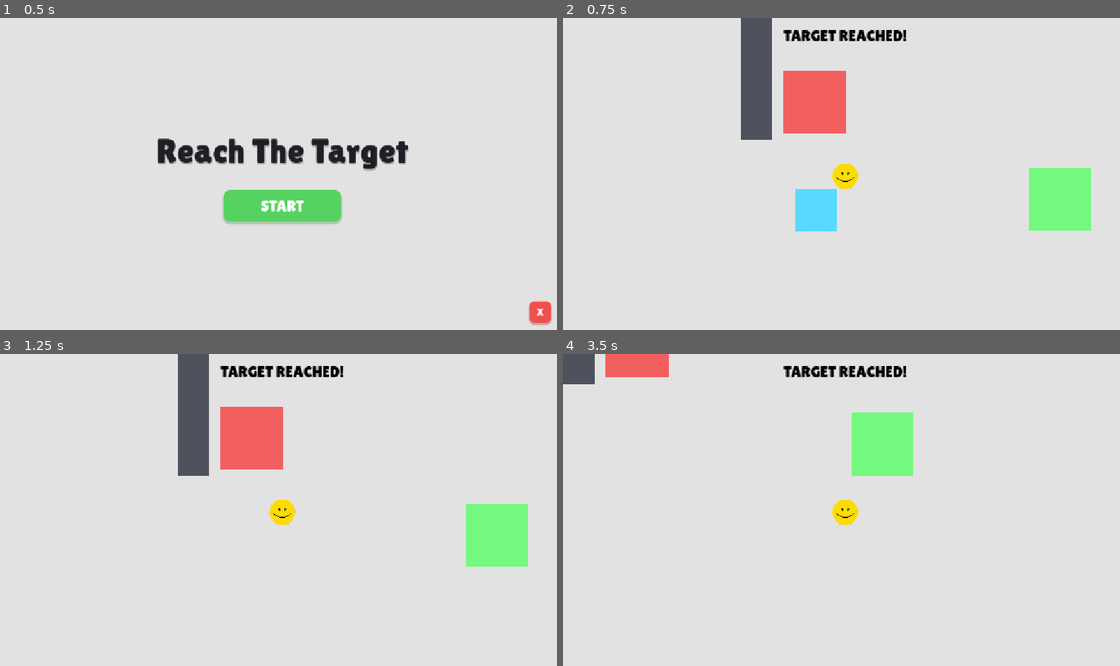
Above: before the commit, frames 1-4 (two rows, left to right).
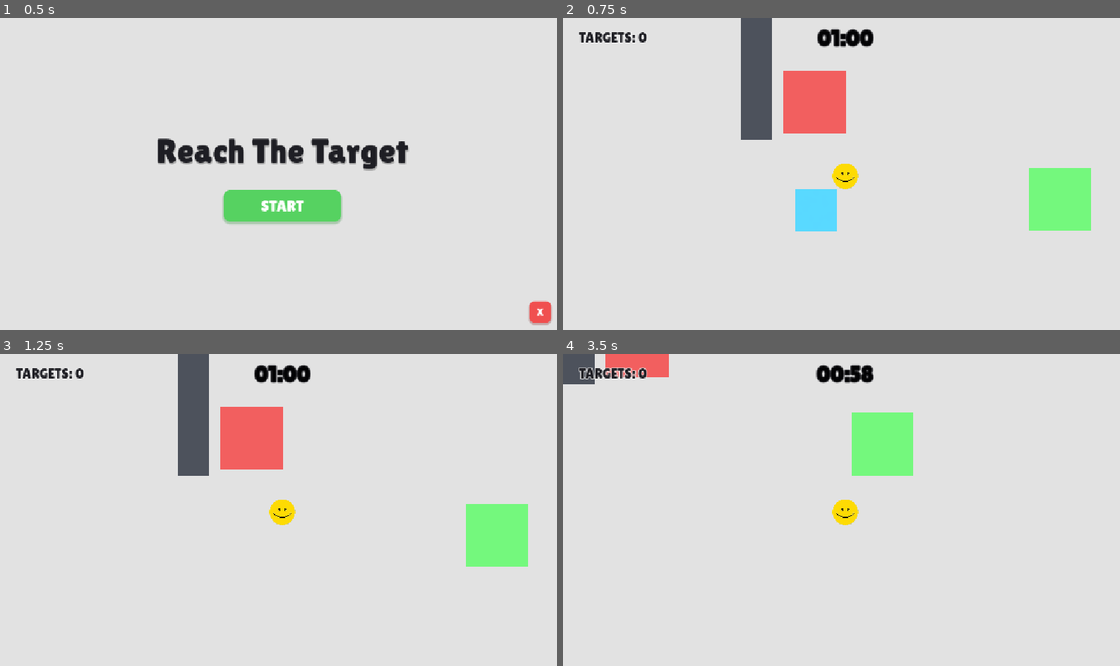
Above: after the commit, the same moments.

Repository: foreignseal/ReachTheTarget_Godot
Game: Godot game, scene res://scenes/MainMenu.tscn
Same seed, same stepped clock (60 frames per second), same inputs: the game is played once before the commit and once after it.
Inputs:
- Up to frame 1 (0.5 s): no input
- Up to frame 2 (0.75 s): click "START" at 0.5 s
- Up to frame 3 (1.25 s): no input
- Up to frame 4 (3.5 s): hold D (move_right) 1.28-2.03 s; hold S (move_down) 2.03-2.78 s; hold D (move_right) from 2.78 s (still down)

Frame 1 is identical in both runs. In frame 2, 1.1% of the frame differs, in the area x 2-62%, y 3-10%; in frame 3, 1.1%; in frame 4, 1.2%.

Commit message:
update: game over screen and time limit

Diff:
--- a/scenes/Game.tscn
+++ b/scenes/Game.tscn
@@ -7,6 +7,7 @@
 [ext_resource type="Script" uid="uid://daiqoi3wwvoxr" path="res://scripts/TargetIndicators.gd" id="6_indicators"]
 [ext_resource type="PackedScene" uid="uid://b84k1m7w5yaq2" path="res://scenes/components/Wall.tscn" id="7_wall"]
 [ext_resource type="Script" uid="uid://dkorqenanedk0" path="res://scripts/NavigationRegion.gd" id="8_nav"]
+[ext_resource type="Script" uid="uid://cctrs2h4kr7ul" path="res://scripts/GameManager.gd" id="9_manager"]
 
 [sub_resource type="NavigationPolygon" id="NavigationPolygon_game"]
 vertices = PackedVector2Array(3260.1563, 2583.6719, -2793.461, 2392.289, -2999.4766, -1742.0234, 3329.8281, -1757.9688)
@@ -15,7 +16,87 @@
 border_size = 82.0
 agent_radius = 64.0
 
+[sub_resource type="StyleBoxFlat" id="StyleBoxFlat_card_gameover"]
+content_margin_left = 32.0
+content_margin_top = 28.0
+content_margin_right = 32.0
+content_margin_bottom = 28.0
+bg_color = Color(0.96, 0.96, 0.97, 1)
+border_width_left = 4
+border_width_top = 4
+border_width_right = 4
+border_width_bottom = 4
+border_color = Color(0.97, 0.25, 0.25, 1)
+corner_radius_top_left = 20
+corner_radius_top_right = 20
+corner_radius_bottom_right = 20
+corner_radius_bottom_left = 20
+shadow_color = Color(0, 0, 0, 0.25)
+shadow_size = 12
+shadow_offset = Vector2(0, 8)
+
+[sub_resource type="StyleBoxFlat" id="StyleBoxFlat_start_normal"]
+bg_color = Color(0.3388, 0.8226, 0.3792, 1)
+corner_radius_top_left = 14
+corner_radius_top_right = 14
+corner_radius_bottom_right = 14
+corner_radius_bottom_left = 14
+shadow_color = Color(0.15, 0.55, 0.2, 0.3)
+shadow_size = 4
+shadow_offset = Vector2(0, 4)
+
+[sub_resource type="StyleBoxFlat" id="StyleBoxFlat_start_pressed"]
+bg_color = Color(0.214, 0.5, 0.231, 1)
+corner_radius_top_left = 14
+corner_radius_top_right = 14
+corner_radius_bottom_right = 14
+corner_radius_bottom_left = 14
+shadow_size = 1
+shadow_offset = Vector2(0, 1)
+
+[sub_resource type="StyleBoxFlat" id="StyleBoxFlat_start_hover"]
+bg_color = Color(0, 0.9135, 0.2768, 1)
+corner_radius_top_left = 14
+corner_radius_top_right = 14
+corner_radius_bottom_right = 14
+corner_radius_bottom_left = 14
+shadow_color = Color(0.15, 0.55, 0.2, 0.4)
+shadow_size = 6
+shadow_offset = Vector2(0, 6)
+
+[sub_resource type="StyleBoxEmpty" id="StyleBoxEmpty_focus"]
+
+[sub_resource type="StyleBoxFlat" id="StyleBoxFlat_neutral_normal"]
+bg_color = Color(0.8, 0.82, 0.85, 1)
+corner_radius_top_left = 12
+corner_radius_top_right = 12
+corner_radius_bottom_right = 12
+corner_radius_bottom_left = 12
+shadow_color = Color(0, 0, 0, 0.15)
+shadow_size = 3
+shadow_offset = Vector2(0, 2)
+
+[sub_resource type="StyleBoxFlat" id="StyleBoxFlat_neutral_pressed"]
+bg_color = Color(0.72, 0.74, 0.77, 1)
+corner_radius_top_left = 12
+corner_radius_top_right = 12
+corner_radius_bottom_right = 12
+corner_radius_bottom_left = 12
+shadow_size = 1
+shadow_offset = Vector2(0, 1)
+
+[sub_resource type="StyleBoxFlat" id="StyleBoxFlat_neutral_hover"]
+bg_color = Color(0.88, 0.9, 0.92, 1)
+corner_radius_top_left = 12
+corner_radius_top_right = 12
+corner_radius_bottom_right = 12
+corner_radius_bottom_left = 12
+shadow_color = Color(0, 0, 0, 0.2)
+shadow_size = 4
+shadow_offset = Vector2(0, 3)
+
 [node name="Game" type="Node2D" unique_id=1105542259]
+script = ExtResource("9_manager")
 
 [node name="NavigationRegion2D" type="NavigationRegion2D" parent="." unique_id=116437464]
 navigation_polygon = SubResource("NavigationPolygon_game")
@@ -25,8 +106,7 @@
 position = Vector2(-120, -50)
 scale = Vector2(0.5, 2)
 
-[node name="DangerZone" parent="." unique_id=1567770249 node_paths=PackedStringArray("message") instance=ExtResource("4_danger")]
-message = NodePath("../Player/Screen/Label")
+[node name="DangerZone" parent="." unique_id=1567770249 instance=ExtResource("4_danger")]
 
 [node name="SpawnPoint" type="Marker2D" parent="." unique_id=1343114655]
 position = Vector2(62, 153)
@@ -37,34 +117,12 @@
 
 [node name="Screen" type="Camera2D" parent="Player" unique_id=683318714]
 
-[node name="Label" type="Label" parent="Player/Screen" unique_id=435409345]
-anchors_preset = 8
-anchor_left = 0.5
-anchor_top = 0.5
-anchor_right = 0.5
-anchor_bottom = 0.5
-offset_left = -575.5
-offset_top = -315.0
-offset_right = 575.5
-offset_bottom = -261.0
-grow_horizontal = 2
-grow_vertical = 2
-size_flags_horizontal = 4
-size_flags_vertical = 0
-theme_override_colors/font_color = Color(0, 0, 0, 1)
-theme_override_fonts/font = ExtResource("1_cpr0p")
-theme_override_font_sizes/font_size = 32
-text = "REACH THE TARGET!"
-horizontal_alignment = 1
-vertical_alignment = 1
-
 [node name="TargetIndicators" type="Node2D" parent="Player/Screen" unique_id=769759112]
 script = ExtResource("6_indicators")
 
-[node name="TargetSpawns" type="Node2D" parent="." unique_id=1381045291 node_paths=PackedStringArray("label")]
+[node name="TargetSpawns" type="Node2D" parent="." unique_id=1381045291]
 script = ExtResource("5_spawns")
 moving_target_ratio = 0.3
-label = NodePath("../Player/Screen/Label")
 
 [node name="Spawn1" type="Node2D" parent="TargetSpawns" unique_id=787345189]
 position = Vector2(-450, -200)
@@ -95,3 +153,156 @@
 
 [node name="Spawn10" type="Node2D" parent="TargetSpawns" unique_id=62355709]
 position = Vector2(500, 200)
+
+[node name="UI" type="CanvasLayer" parent="." unique_id=1120676962]
+
+[node name="HUD" type="Control" parent="UI" unique_id=373545071]
+layout_mode = 3
+anchors_preset = 15
+anchor_right = 1.0
+anchor_bottom = 1.0
+grow_horizontal = 2
+grow_vertical = 2
+mouse_filter = 2
+
+[node name="ScoreLabel" type="Label" parent="UI/HUD" unique_id=285995953]
+layout_mode = 0
+offset_left = 32.0
+offset_top = 24.0
+offset_right = 260.0
+offset_bottom = 60.0
+theme_override_colors/font_color = Color(0.12, 0.12, 0.14, 1)
+theme_override_colors/font_outline_color = Color(1, 1, 1, 0.9)
+theme_override_constants/outline_size = 6
+theme_override_fonts/font = ExtResource("1_cpr0p")
+theme_override_font_sizes/font_size = 28
+text = "TARGETS: 0"
+
+[node name="TimerContainer" type="HBoxContainer" parent="UI/HUD" unique_id=1546735623]
+layout_mode = 1
+anchors_preset = 5
+anchor_left = 0.5
+anchor_right = 0.5
+offset_left = -150.0
+offset_top = 16.0
+offset_right = 150.0
+offset_bottom = 68.0
+grow_horizontal = 2
+theme_override_constants/separation = 12
+alignment = 1
+
+[node name="TimerLabel" type="Label" parent="UI/HUD/TimerContainer" unique_id=307029291]
+layout_mode = 2
+theme_override_colors/font_color = Color(0.12, 0.12, 0.14, 1)
+theme_override_colors/font_outline_color = Color(1, 1, 1, 0.9)
+theme_override_constants/outline_size = 8
+theme_override_fonts/font = ExtResource("1_cpr0p")
+theme_override_font_sizes/font_size = 44
+text = "01:00"
+horizontal_alignment = 1
+
+[node name="TimeChangeLabel" type="Label" parent="UI/HUD/TimerContainer" unique_id=1240487102]
+visible = false
+layout_mode = 2
+theme_override_colors/font_color = Color(1, 1, 1, 1)
+theme_override_colors/font_outline_color = Color(0, 0, 0, 0.4)
+theme_override_constants/outline_size = 6
+theme_override_fonts/font = ExtResource("1_cpr0p")
+theme_override_font_sizes/font_size = 28
+text = "+10s"
+
+[node name="GameOverScreen" type="Control" parent="UI" unique_id=1957974407]
+visible = false
+layout_mode = 3
+anchors_preset = 15
+anchor_right = 1.0
+anchor_bottom = 1.0
+grow_horizontal = 2
+grow_vertical = 2
+
+[node name="Dim" type="ColorRect" parent="UI/GameOverScreen" unique_id=1766504102]
+layout_mode = 1
+anchors_preset = 15
+anchor_right = 1.0
+anchor_bottom = 1.0
+grow_horizontal = 2
+grow_vertical = 2
+color = Color(0, 0, 0, 0.45)
+
+[node name="CenterContainer" type="CenterContainer" parent="UI/GameOverScreen" unique_id=743638587]
+layout_mode = 1
+anchors_preset = 15
+anchor_right = 1.0
+anchor_bottom = 1.0
+grow_horizontal = 2
+grow_vertical = 2
+
+[node name="Card" type="PanelContainer" parent="UI/GameOverScreen/CenterContainer" unique_id=1265656307]
+custom_minimum_size = Vector2(400, 340)
+layout_mode = 2
+theme_override_styles/panel = SubResource("StyleBoxFlat_card_gameover")
+
+[node name="VBox" type="VBoxContainer" parent="UI/GameOverScreen/CenterContainer/Card" unique_id=1342523248]
+layout_mode = 2
+theme_override_constants/separation = 16
+alignment = 1
+
+[node name="Title" type="Label" parent="UI/GameOverScreen/CenterContainer/Card/VBox" unique_id=1362758721]
+layout_mode = 2
+theme_override_colors/font_color = Color(0.95, 0.25, 0.25, 1)
+theme_override_fonts/font = ExtResource("1_cpr0p")
+theme_override_font_sizes/font_size = 52
+text = "GAME OVER"
+horizontal_alignment = 1
+
+[node name="Subtitle" type="Label" parent="UI/GameOverScreen/CenterContainer/Card/VBox" unique_id=677782884]
+layout_mode = 2
+theme_override_colors/font_color = Color(0.4, 0.42, 0.45, 1)
+theme_override_fonts/font = ExtResource("1_cpr0p")
+theme_override_font_sizes/font_size = 22
+text = "Time ran out!"
+horizontal_alignment = 1
+
+[node name="StatsLabel" type="Label" parent="UI/GameOverScreen/CenterContainer/Card/VBox" unique_id=612350110]
+layout_mode = 2
+theme_override_colors/font_color = Color(0.12, 0.12, 0.14, 1)
+theme_override_fonts/font = ExtResource("1_cpr0p")
+theme_override_font_sizes/font_size = 24
+text = "Targets Collected: 0
+Highest Time: 01:00"
+horizontal_alignment = 1
+
+[node name="Spacer" type="Control" parent="UI/GameOverScreen/CenterContainer/Card/VBox" unique_id=1643285164]
+custom_minimum_size = Vector2(0, 8)
+layout_mode = 2
+
+[node name="RetryBtn" type="Button" parent="UI/GameOverScreen/CenterContainer/Card/VBox" unique_id=861056207]
+custom_minimum_size = Vector2(200, 48)
+layout_mode = 2
+size_flags_horizontal = 4
+theme_override_colors/font_color = Color(0.1, 0.15, 0.1, 1)
+theme_override_colors/font_hover_color = Color(0.05, 0.1, 0.05, 1)
+theme_override_fonts/font = ExtResource("1_cpr0p")
+theme_override_font_sizes/font_size = 24
+theme_override_styles/normal = SubResource("StyleBoxFlat_start_normal")
+theme_override_styles/pressed = SubResource("StyleBoxFlat_start_pressed")
+theme_override_styles/hover = SubResource("StyleBoxFlat_start_hover")
+theme_override_styles/focus = SubResource("StyleBoxEmpty_focus")
+text = "TRY AGAIN"
+
+[node name="MenuBtn" type="Button" parent="UI/GameOverScreen/CenterContainer/Card/VBox" unique_id=590796419]
+custom_minimum_size = Vector2(200, 44)
+layout_mode = 2
+size_flags_horizontal = 4
+theme_override_colors/font_color = Color(0.2, 0.22, 0.25, 1)
+theme_override_colors/font_hover_color = Color(0.05, 0.05, 0.05, 1)
+theme_override_fonts/font = ExtResource("1_cpr0p")
+theme_override_font_sizes/font_size = 20
+theme_override_styles/normal = SubResource("StyleBoxFlat_neutral_normal")
+theme_override_styles/pressed = SubResource("StyleBoxFlat_neutral_pressed")
+theme_override_styles/hover = SubResource("StyleBoxFlat_neutral_hover")
+theme_override_styles/focus = SubResource("StyleBoxEmpty_focus")
+text = "MAIN MENU"
+
+[connection signal="pressed" from="UI/GameOverScreen/CenterContainer/Card/VBox/RetryBtn" to="." method="_on_restart_pressed"]
+[connection signal="pressed" from="UI/GameOverScreen/CenterContainer/Card/VBox/MenuBtn" to="." method="_on_menu_pressed"]
--- a/scripts/DangerZone.gd
+++ b/scripts/DangerZone.gd
@@ -7,5 +7,6 @@
 func _on_body_entered(body: Node2D) -> void:
 	if body.name == "Player":
 		player_entered.emit(body)
-		message.text = "YOU CAN'T TOUCH THAT!"
+		if message:
+			message.text = "YOU CAN'T TOUCH THAT!"
 		body.respawn()
--- /dev/null
+++ b/scripts/GameManager.gd
@@ -0,0 +1,138 @@
+extends Node2D
+
+
+# Game Settings
+@export var time_limit: float = 60.0 # 1 minute
+@export var time_add_target: float = 5.0 # +5 seconds per target
+@export var time_penalty_danger: float = 15.0 # -15 seconds per danger zone
+
+# Game States
+enum GameState { WAITING_FOR_START, PLAYING, GAME_OVER }
+var current_state: GameState = GameState.WAITING_FOR_START
+var time_left: float = 60.0
+var highest_time: float = 60.0
+var score: int = 0
+
+# Scene References
+@onready var player: CharacterBody2D = $Player
+@onready var target_spawns: Node2D = $TargetSpawns
+
+# UI References
+@onready var timer_label: Label = $UI/HUD/TimerContainer/TimerLabel
+@onready var time_change_label: Label = $UI/HUD/TimerContainer/TimeChangeLabel
+@onready var score_label: Label = $UI/HUD/ScoreLabel
+
+# Screen
+@onready var game_over_screen: Control = $UI/GameOverScreen
+@onready var game_over_stats_label: Label = $UI/GameOverScreen/CenterContainer/Card/VBox/StatsLabel
+
+var time_change_tween: Tween
+
+
+func _ready() -> void:
+	time_left = time_limit
+	highest_time = time_limit
+	_update_hud()
+
+	game_over_screen.visible = false
+	time_change_label.visible = false
+
+	player.player_moved_first_time.connect(_on_player_first_move)
+
+	target_spawns.target_collected.connect(_on_target_collected)
+
+	for child in get_children():
+		if child.name.begins_with("DangerZone") and child.has_signal("player_entered"):
+			child.player_entered.connect(_on_danger_zone_player_entered)
+
+func _physics_process(delta: float) -> void:
+	if current_state == GameState.PLAYING:
+		time_left -= delta
+		if time_left <= 0.0:
+			time_left = 0.0
+			_update_hud()
+			trigger_game_over()
+		else:
+			_update_hud()
+
+func _on_player_first_move() -> void:
+	if current_state == GameState.WAITING_FOR_START:
+		current_state = GameState.PLAYING
+
+func _on_target_collected() -> void:
+	if current_state != GameState.PLAYING:
+		return
+
+	score += 1
+	modify_time(time_add_target)
+
+func _on_danger_zone_player_entered(_body: Node2D) -> void:
+	if current_state != GameState.PLAYING:
+		return
+
+	modify_time(-time_penalty_danger)
+
+func modify_time(delta_time: float) -> void:
+	time_left = max(0.0, time_left + delta_time)
+	if time_left > highest_time:
+		highest_time = time_left
+
+	_update_hud()
+	_show_time_change(delta_time)
+
+	if time_left <= 0.0 and current_state == GameState.PLAYING:
+		trigger_game_over()
+
+func _show_time_change(amount: float) -> void:
+	if not time_change_label:
+		return
+
+	if time_change_tween and time_change_tween.is_valid():
+		time_change_tween.kill()
+
+	if amount > 0:
+		time_change_label.text = "+%ds" % int(amount)
+		time_change_label.modulate = Color(0.2, 0.9, 0.35, 1.0)
+	else:
+		time_change_label.text = "%ds" % int(amount)
+		time_change_label.modulate = Color(0.95, 0.2, 0.2, 1.0)
+
+	time_change_label.visible = true
+	time_change_label.scale = Vector2(1.2, 1.2)
+
+	time_change_tween = create_tween()
+	time_change_tween.set_parallel(true)
+	time_change_tween.tween_property(time_change_label, "scale", Vector2.ONE, 0.2)
+	time_change_tween.tween_property(time_change_label, "modulate:a", 0.0, 1.2).set_delay(0.4)
+	time_change_tween.chain().tween_callback(func(): time_change_label.visible = false)
+
+func _update_hud() -> void:
+	timer_label.text = _format_time(time_left)
+
+	if time_left < 20.0 and current_state == GameState.PLAYING:
+		timer_label.modulate = Color(0.95, 0.2, 0.2, 1.0)
+	else:
+		timer_label.modulate = Color(0.12, 0.12, 0.14, 1.0)
+
+	score_label.text = "TARGETS: %d" % score
+
+func _format_time(seconds: float) -> String:
+	var total_sec: int = max(0, int(ceil(seconds)))
+	var minutes: int = total_sec / 60
+	var rem_sec: int = total_sec % 60
+	return "%02d:%02d" % [minutes, rem_sec]
+
+func trigger_game_over() -> void:
+	if current_state == GameState.GAME_OVER:
+		return
+
+	current_state = GameState.GAME_OVER
+	player.set_physics_process(false)
+	game_over_stats_label.text = "Targets Collected: %d\nHighest Time: %s" % [score, _format_time(highest_time)]
+	game_over_screen.visible = true
+
+func _on_restart_pressed() -> void:
+	get_tree().reload_current_scene()
+
+func _on_menu_pressed() -> void:
+	get_tree().change_scene_to_file("res://scenes/MainMenu.tscn")
--- a/scripts/Player.gd
+++ b/scripts/Player.gd
@@ -1,8 +1,11 @@
 extends CharacterBody2D
+
+signal player_moved_first_time
 
 # Player variables
 @export var speed: float = 250.0
 @export var spawn_point: Node2D
+var has_moved: bool = false
 
 
 func _ready() -> void:
@@ -16,6 +19,10 @@
 		(Input.get_axis("move_up", "move_down"))
 	)
 
+	if not has_moved and direction != Vector2.ZERO:
+		has_moved = true
+		player_moved_first_time.emit()
+
 	velocity = direction * speed
 	move_and_slide()
 
@@ -23,3 +30,7 @@
 	if spawn_point:
 		global_position = spawn_point.global_position
 	velocity = Vector2.ZERO
+
+func _unhandled_input(event: InputEvent) -> void:
+	if event.is_action_pressed("ui_cancel"):
+		get_tree().change_scene_to_file("res://scenes/MainMenu.tscn")
--- a/scripts/Target.gd
+++ b/scripts/Target.gd
@@ -105,7 +105,6 @@
 
 	return false
 
-
 func _collides_at(target_pos: Vector2) -> bool:
 	if not collision_shape or not collision_shape.shape:
 		return false
--- a/scripts/TargetSpawns.gd
+++ b/scripts/TargetSpawns.gd
@@ -1,4 +1,6 @@
 extends Node2D
+
+signal target_collected
 
 @export var target_scene: PackedScene = preload("res://scenes/components/Target.tscn")
 
@@ -50,5 +52,6 @@
 
 func _on_target_reached(spawn_location: Node2D) -> void:
 	occupied_spawns.erase(spawn_location)
+	target_collected.emit()
 	if respawn_on_reach:
 		call_deferred("spawn_target")
Not shown, added: scripts/GameManager.gd.uid
